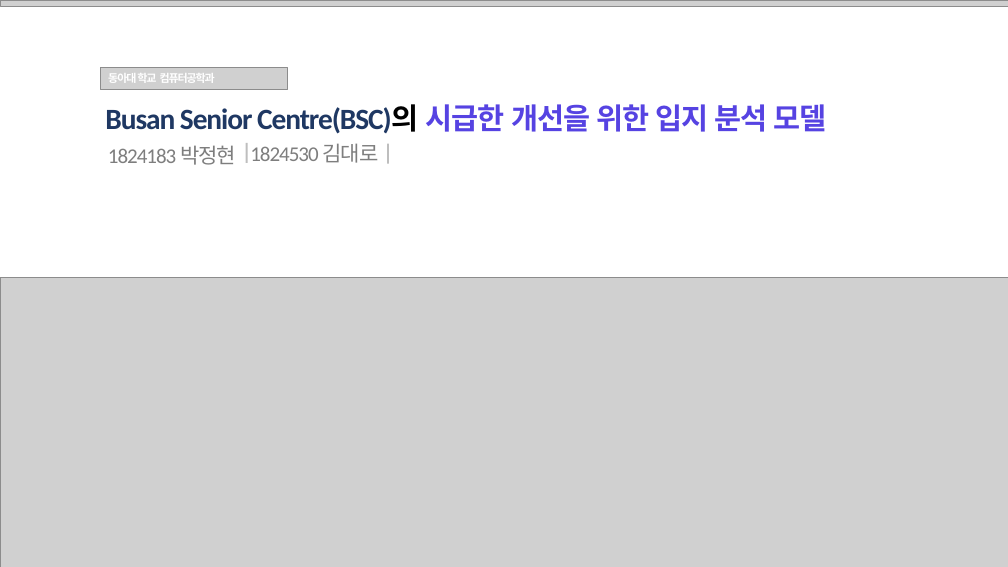
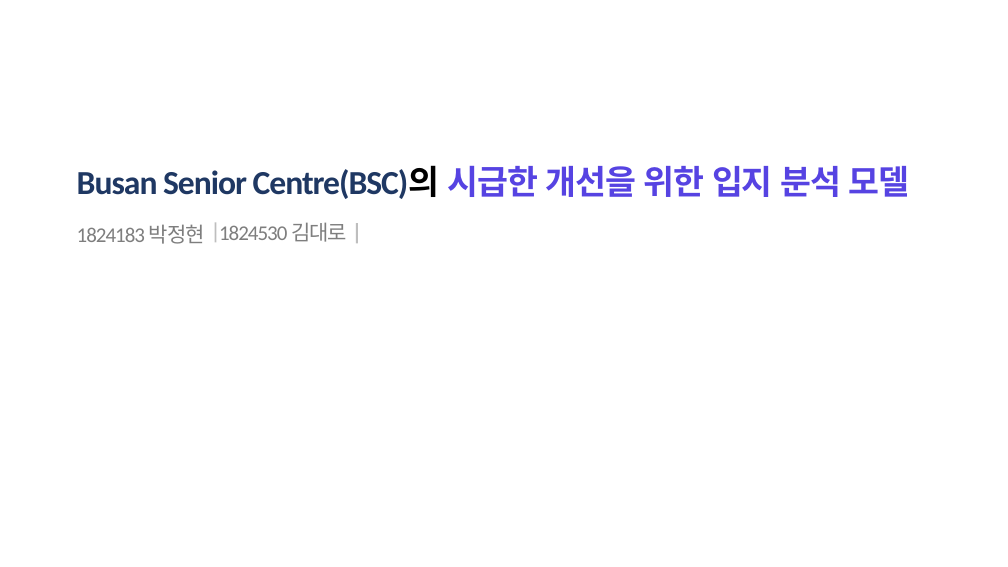
Before and after one commit to jhparkland/Data_Analytics_for_Age_friendly_busan, a slide deck: slide 1 of PPT/Busan_Senior_Center(BSC)의_시급한_개선을_위한_입지_분석_모델_발표.pptx. Drawn at 1008x567 pixels with LibreOffice and Linux fonts; fonts in the diff are those of the drawing; grey boxes stand for pictures. Boxes give left, top, right and bottom in pixels: in the first picture for what was removed or moved away, otherwise in the second. Text is boxed around its words. In the diff, an @@ line names an element or a change of style, - is before the commit and + after.

```diff
--- a/PPT/Busan_Senior_Center(BSC)의_시급한_개선을_위한_입지_분석_모델_발표.pptx
+++ b/PPT/Busan_Senior_Center(BSC)의_시급한_개선을_위한_입지_분석_모델_발표.pptx
@@ picture removed at (0, 0, 1008, 6) @@
@@ picture removed at (101, 68, 287, 90) @@
@@ text removed at (108, 73, 215, 83) @@
-동아대 학교 컴퓨터공학과
@@ rectangle "Busan Senior Centre(BSC)의 시급한 개선을 ...": place and size @@
-rectangle "Busan Senior Centre(BSC)의 시급한 개선을 ..." at (98, 97, 930, 140)
+rectangle "Busan Senior Centre(BSC)의 시급한 개선을 ..." at (70, 157, 969, 206)
@@ rectangle "Busan Senior Centre(BSC)의 시급한 개선을 ..." at (70, 157, 969, 206): size 28 to 32 pt @@
@@ 2 texts, 2 freeform shapes: place and size @@
-2 texts, 2 freeform shapes at (108, 143, 389, 165)
+2 texts, 2 freeform shapes at (77, 222, 358, 244)
@@ picture removed at (0, 278, 1008, 567) @@
```
Also in this commit, not shown: 24 other slides changed, 1 other file.
